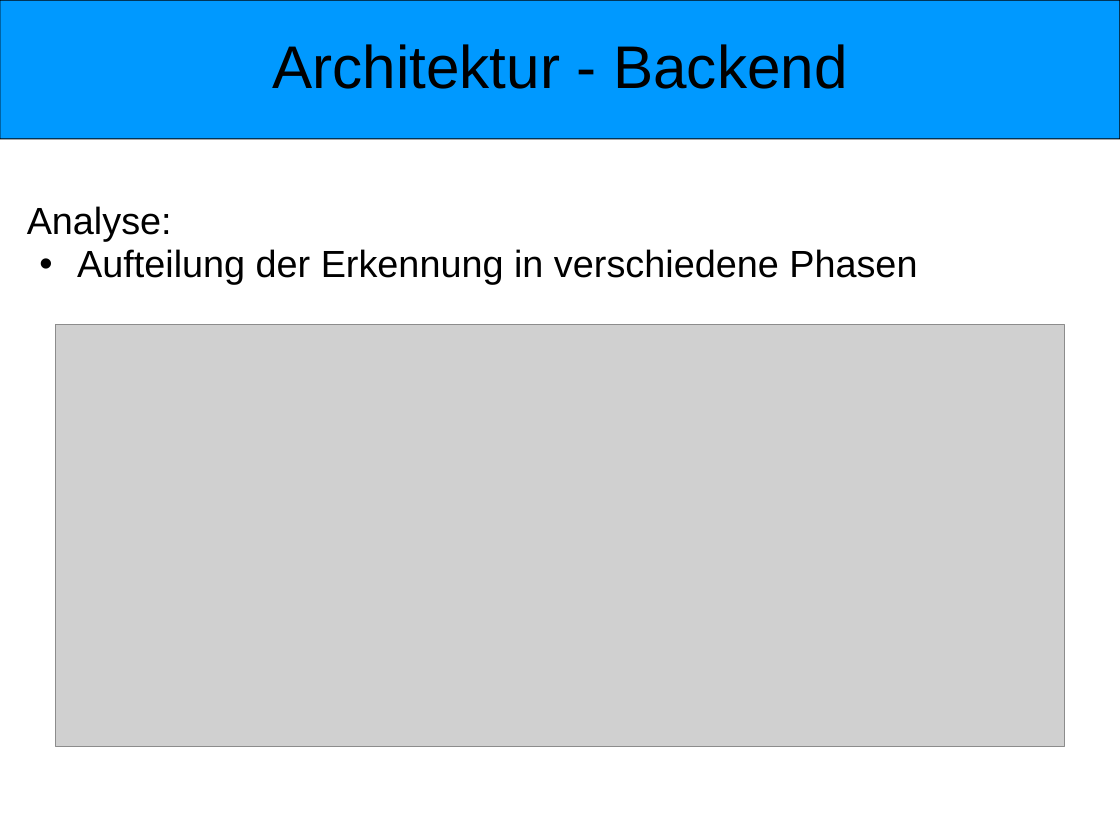
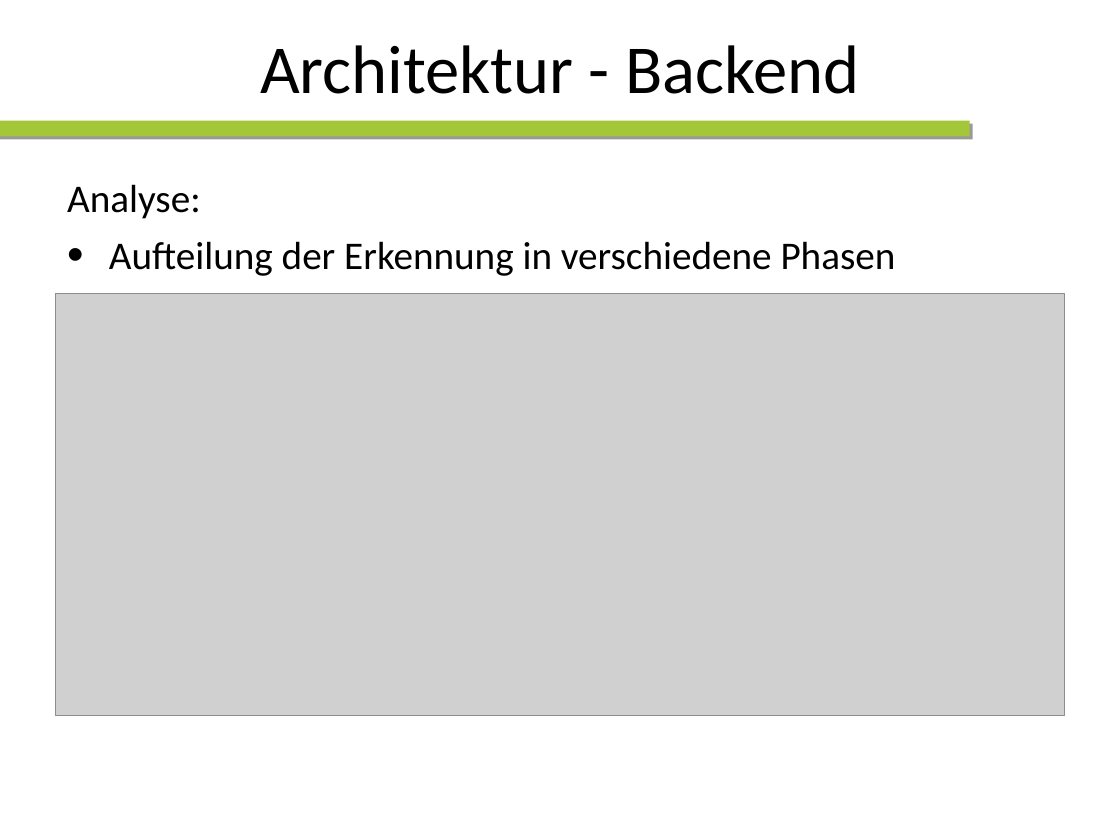
Before and after one commit to wtfc63/ba10-bsha-1, a slide deck: slide 20 of doc/presentation/presentation.ppt. Drawn at 1120x840 pixels with LibreOffice and Linux fonts; fonts in the diff are those of the drawing; grey boxes stand for pictures; background and template pictures are left out. Boxes give left, top, right and bottom in pixels: in the first picture for what was removed or moved away, otherwise in the second. Text is boxed around its words. In the diff, an @@ line names an element or a change of style, - is before the commit and + after.

```diff
--- a/doc/presentation/presentation.ppt
+++ b/doc/presentation/presentation.ppt
@@ rounded rectangle removed at (x1=0, y1=0, x2=1120, y2=139) @@
@@ title "Architektur - Backend" moved from (x1=273, y1=44, x2=847, y2=89) to (x1=260, y1=45, x2=859, y2=94) @@
@@ title "Architektur - Backend" at (x1=260, y1=45, x2=859, y2=94): size 43 to 49 pt, font Arial to Calibri; line spacing 0.95 to 1; vertical alignment top to middle @@
@@ rectangle added at (x1=0, y1=121, x2=970, y2=137), fill #A4C639 @@
@@ text "Analyse:" moved from (x1=27, y1=206, x2=917, y2=284) to (x1=67, y1=184, x2=896, y2=276) @@
@@ text "Analyse:" at (x1=67, y1=184, x2=896, y2=276): size 27 to 28 pt, font Arial to Calibri; indent changed; line spacing 0.95 to 1; more space between paragraphs; list level 2 to 1 in "Aufteilung der Erkennung in verschiedene ..." @@
@@ picture moved from (x1=56, y1=325, x2=1065, y2=747) to (x1=56, y1=294, x2=1065, y2=717) @@
```
Also in this commit, not shown: 25 other slides changed, 1 slide added, 1 slide removed.
